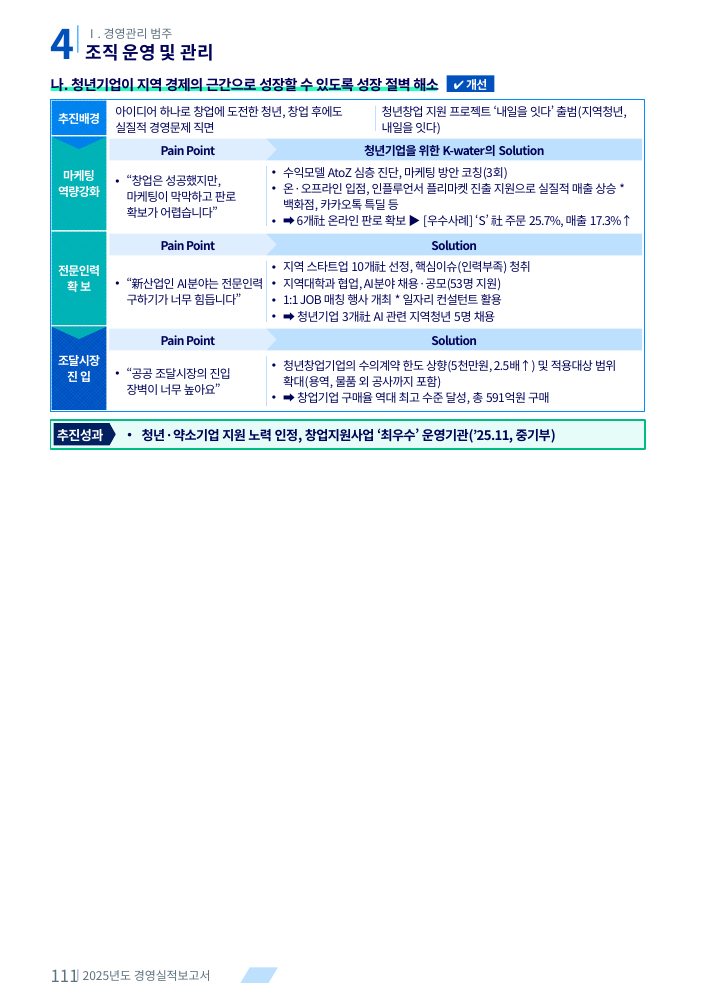
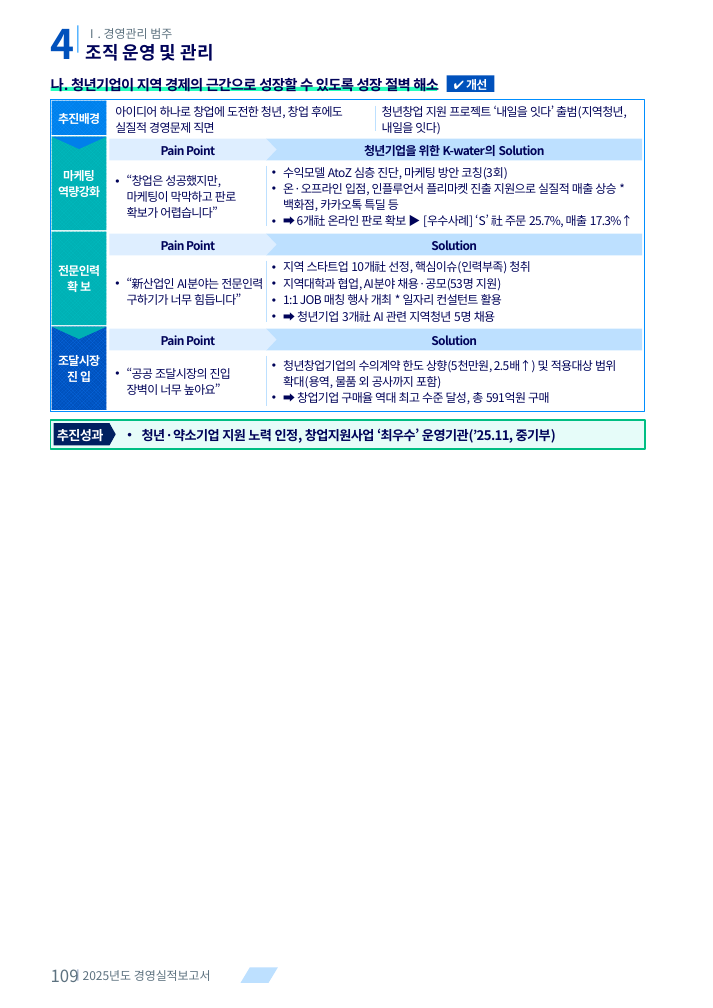
Before and after one commit to khjlsi-creator/claude, a slide deck: slide 109 of korad-경영평가-ppt/KORAD_경영평가_레이아웃_템플릿_A4세로.pptx (slide 111 before the commit). Drawn at 713x1008 pixels with LibreOffice and Linux fonts; fonts in the diff are those of the drawing. Boxes give left, top, right and bottom in pixels: in the first picture for what was removed or moved away, otherwise in the second. Text is boxed around its words. In the diff, an @@ line names an element or a change of style, - is before the commit and + after.

```diff
--- a/korad-경영평가-ppt/KORAD_경영평가_레이아웃_템플릿_A4세로.pptx
+++ b/korad-경영평가-ppt/KORAD_경영평가_레이아웃_템플릿_A4세로.pptx
@@ text at [51, 969, 79, 982]: text changed @@
-111
+109
```
Also in this commit, not shown: 39 other slides changed, 9 slides added, 9 slides removed, 3 other files.
